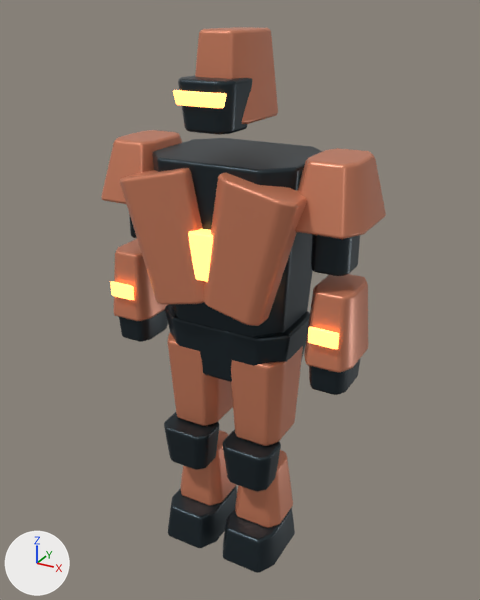
One commit to the Blender file assets_src/EnemyTrooper.blend: the scene before it, then after it.
Rendered twice from a camera (50 mm lens) standing at (1.045, -1.882, 1.941) and looking at (-0.018, 0.052, 0.974). Every picture has the same lights, and +X, +Y and +Z are marked at lower left. The picture after the commit comes second.

The first picture shows 'BootShellR', 'ChestPlateL', 'ChestPlateR', 'Crest', 'FaceFrame', 'GauntletR', 'PauldronL', 'PauldronR', 'PelvisFrame', 'ThighPlateL', 'ThighPlateR', 'Thorax' and 14 more.
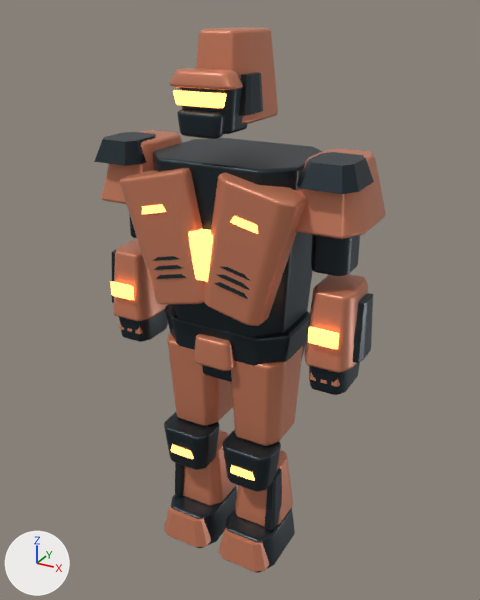
What changed in the scene script:
```text
Add ob_kneerdetail_001:
    ob_kneerdetail_001 = bpy.data.objects.new('KneeRDetail.001', me_kneerdetail_001)  # 16 vertices, 10 faces; spans x -0.0504..0.0504, y -0.1875..-0.1725, z -0.0565..-0.0235; in mat_trooperglow (orange #ffa659, glowing orange #ffa659)
    ob_kneerdetail_001.parent = ob_kneer
    ob_kneerdetail_001.location = (0.0, 0.0, 0.0)
Add ob_kneerdetail:
    ob_kneerdetail = bpy.data.objects.new('KneeRDetail', me_kneerdetail)  # 16 vertices, 10 faces; spans x 0.055..0.094, y -0.118..-0.014, z -0.32..-0.1; in mat_trooperdark (dark blue #2e393f)
    ob_kneerdetail.parent = ob_kneer
    ob_kneerdetail.location = (0.0, 0.0, 0.0)
Add ob_bootrdetail:
    ob_bootrdetail = bpy.data.objects.new('BootRDetail', me_bootrdetail)  # 16 vertices, 10 faces; spans x -0.101..0.101, y -0.226..-0.116, z -0.089..0.021; in mat_trooperbody (orange #d08161)
    ob_bootrdetail.parent = ob_bootr
    ob_bootrdetail.location = (0.0, 0.0, 0.0)
Add ob_elbowrdetail_001:
    ob_elbowrdetail_001 = bpy.data.objects.new('ElbowRDetail.001', me_elbowrdetail_001)  # 48 vertices, 30 faces; spans x -0.0515..0.0515, y -0.131..-0.079, z -0.3214..-0.2664; in mat_trooperbody (orange #d08161)
    ob_elbowrdetail_001.parent = ob_elbowr
    ob_elbowrdetail_001.location = (0.0, 0.0, 0.0)
Add ob_elbowrdetail:
    ob_elbowrdetail = bpy.data.objects.new('ElbowRDetail', me_elbowrdetail)  # 16 vertices, 10 faces; spans x 0.071..0.107, y -0.098..0.022, z -0.237..-0.042; in mat_trooperdark (dark blue #2e393f)
    ob_elbowrdetail.parent = ob_elbowr
    ob_elbowrdetail.location = (0.0, 0.0, 0.0)
Add ob_armrdetail:
    ob_armrdetail = bpy.data.objects.new('ArmRDetail', me_armrdetail)  # 16 vertices, 10 faces; spans x -0.075..0.111, y -0.19..0.034, z 0.047..0.117; in mat_trooperdark (dark blue #2e393f)
    ob_armrdetail.parent = ob_armr
    ob_armrdetail.location = (0.0, 0.0, 0.0)
Add ob_chestplaterdetail_001:
    ob_chestplaterdetail_001 = bpy.data.objects.new('ChestPlateRDetail.001', me_chestplaterdetail_001)  # 16 vertices, 10 faces; spans x -0.0477..0.0477, y -0.071..-0.061, z 0.0975..0.1225; in mat_trooperglow (orange #ffa659, glowing orange #ffa659)
    ob_chestplaterdetail_001.parent = ob_chestplater
    ob_chestplaterdetail_001.location = (0.0, 0.0, 0.0)
Add ob_chestplaterdetail:
    ob_chestplaterdetail = bpy.data.objects.new('ChestPlateRDetail', me_chestplaterdetail)  # 64 vertices, 40 faces; spans x -0.08..0.08, y -0.065..-0.052, z -0.119..0.152; in mat_trooperdark (dark blue #2e393f)
    ob_chestplaterdetail.parent = ob_chestplater
    ob_chestplaterdetail.location = (0.0, 0.0, 0.0)
Add ob_kneeldetail_001:
    ob_kneeldetail_001 = bpy.data.objects.new('KneeLDetail.001', me_kneerdetail_001.copy())
    ob_kneeldetail_001.parent = ob_kneel
    ob_kneeldetail_001.location = (0.0, 0.0, 0.0)
Add ob_kneeldetail:
    ob_kneeldetail = bpy.data.objects.new('KneeLDetail', me_kneeldetail)  # 16 vertices, 10 faces; spans x -0.094..-0.055, y -0.118..-0.014, z -0.32..-0.1; in mat_trooperdark (dark blue #2e393f)
    ob_kneeldetail.parent = ob_kneel
    ob_kneeldetail.location = (0.0, 0.0, 0.0)
Add ob_bootldetail:
    ob_bootldetail = bpy.data.objects.new('BootLDetail', me_bootrdetail.copy())
    ob_bootldetail.parent = ob_bootl
    ob_bootldetail.location = (0.0, 0.0, 0.0)
Add ob_elbowldetail_001:
    ob_elbowldetail_001 = bpy.data.objects.new('ElbowLDetail.001', me_elbowrdetail_001.copy())
    ob_elbowldetail_001.parent = ob_elbowl
    ob_elbowldetail_001.location = (0.0, 0.0, 0.0)
Add ob_elbowldetail:
    ob_elbowldetail = bpy.data.objects.new('ElbowLDetail', me_elbowldetail)  # 16 vertices, 10 faces; spans x -0.107..-0.071, y -0.098..0.022, z -0.237..-0.042; in mat_trooperdark (dark blue #2e393f)
    ob_elbowldetail.parent = ob_elbowl
    ob_elbowldetail.location = (0.0, 0.0, 0.0)
Add ob_armldetail:
    ob_armldetail = bpy.data.objects.new('ArmLDetail', me_armldetail)  # 16 vertices, 10 faces; spans x -0.111..0.075, y -0.19..0.034, z 0.047..0.117; in mat_trooperdark (dark blue #2e393f)
    ob_armldetail.parent = ob_arml
    ob_armldetail.location = (0.0, 0.0, 0.0)
Add ob_chestplateldetail_001:
    ob_chestplateldetail_001 = bpy.data.objects.new('ChestPlateLDetail.001', me_chestplaterdetail_001.copy())
    ob_chestplateldetail_001.parent = ob_chestplatel
    ob_chestplateldetail_001.location = (0.0, 0.0, 0.0)
Add ob_chestplateldetail:
    ob_chestplateldetail = bpy.data.objects.new('ChestPlateLDetail', me_chestplaterdetail.copy())
    ob_chestplateldetail.parent = ob_chestplatel
    ob_chestplateldetail.location = (0.0, 0.0, 0.0)
Add ob_headdetail:
    ob_headdetail = bpy.data.objects.new('HeadDetail', me_headdetail)  # 32 vertices, 20 faces; spans x -0.114..0.114, y -0.124..-0.008, z 0.097..0.207; in mat_trooperdark (dark blue #2e393f)
    ob_headdetail.parent = ob_head
    ob_headdetail.location = (0.0, 0.0, 0.0)
Add ob_beltbuckle:
    ob_beltbuckle = bpy.data.objects.new('BeltBuckle', me_beltbuckle)  # 16 vertices, 10 faces; spans x -0.077..0.077, y -0.03..0.03, z -0.052..0.052; in mat_trooperbody (orange #d08161); modifiers BEVEL, WEIGHTED_NORMAL
    ob_beltbuckle.parent = ob_torso
    ob_beltbuckle.location = (0.0, -0.167, -0.018)
Add ob_breather:
    ob_breather = bpy.data.objects.new('Breather', me_breather)  # 16 vertices, 10 faces; spans x -0.076..0.076, y -0.03..0.03, z -0.036..0.036; in mat_trooperdark (dark blue #2e393f); modifiers BEVEL, WEIGHTED_NORMAL
    ob_breather.parent = ob_head
    ob_breather.location = (0.0, -0.189, 0.074)
Add ob_helmetbrow:
    ob_helmetbrow = bpy.data.objects.new('HelmetBrow', me_helmetbrow)  # 16 vertices, 10 faces; spans x -0.114..0.114, y -0.05..0.05, z -0.024..0.024; in mat_trooperbody (orange #d08161); modifiers BEVEL, WEIGHTED_NORMAL
    ob_helmetbrow.parent = ob_head
    ob_helmetbrow.location = (0.0, -0.16, 0.197)
```

Changed parts and their boxes (x1, y1, x2, y2) in the pictures (480 x 600 px):
'ArmRDetail', added: after (297, 152, 374, 194)
'ArmLDetail', added: after (94, 132, 156, 166)
'BootRDetail', added (orange): after (218, 528, 269, 572)
'HelmetBrow', added (orange): after (170, 68, 243, 90)
'BootLDetail', added (orange): after (164, 506, 211, 547)
'Breather', added (dark blue): after (177, 110, 225, 139)
'BeltBuckle', added (orange): after (194, 334, 234, 371)
'ElbowRDetail', added: after (353, 293, 373, 363)
'HeadDetail', added (dark blue): after (239, 72, 263, 116)
'KneeRDetail', added (dark blue): after (264, 468, 282, 531)
'ChestPlateRDetail', added: after (214, 267, 250, 299)
'KneeLDetail', added: after (175, 462, 185, 496)
'ChestPlateLDetail', added: after (153, 256, 186, 279)
'ChestPlateRDetail.001', added: after (230, 216, 258, 234)
'KneeRDetail.001', added: after (230, 465, 255, 481)
'ChestPlateLDetail.001', added: after (142, 204, 166, 214)
'KneeLDetail.001', added: after (171, 444, 194, 459)
'ElbowLDetail', added: after (112, 249, 117, 303)
'ElbowRDetail.001', added (mostly hidden): after (310, 373, 340, 387)
'ElbowLDetail.001', added: after (119, 323, 143, 334)
'FaceFrame', unchanged, covered by the edit: before (178, 75, 252, 135); after (179, 78, 247, 134)
